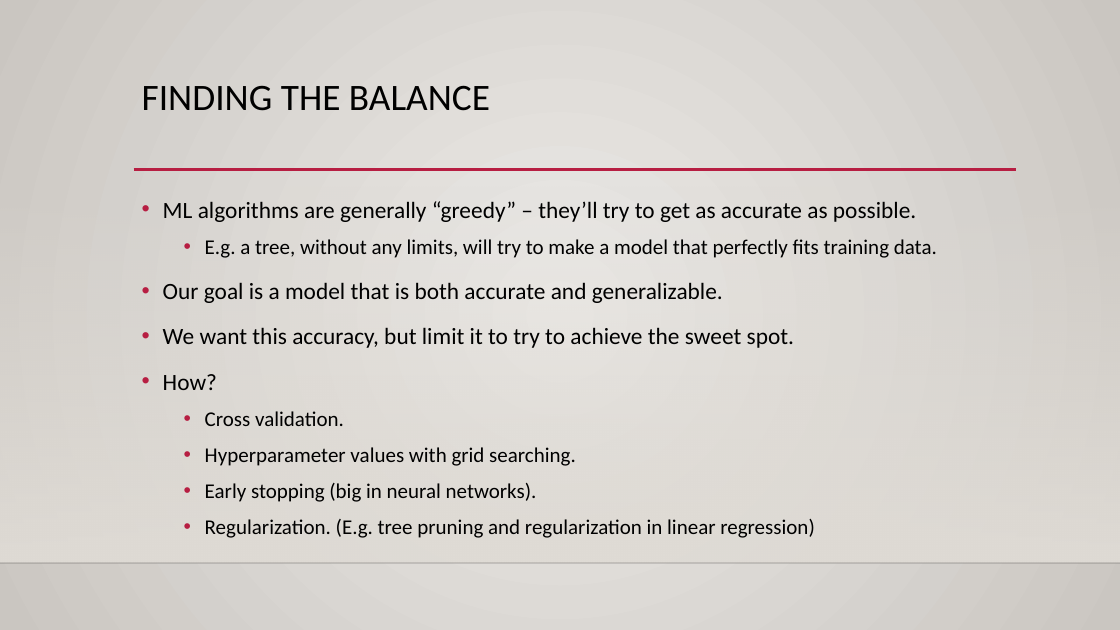
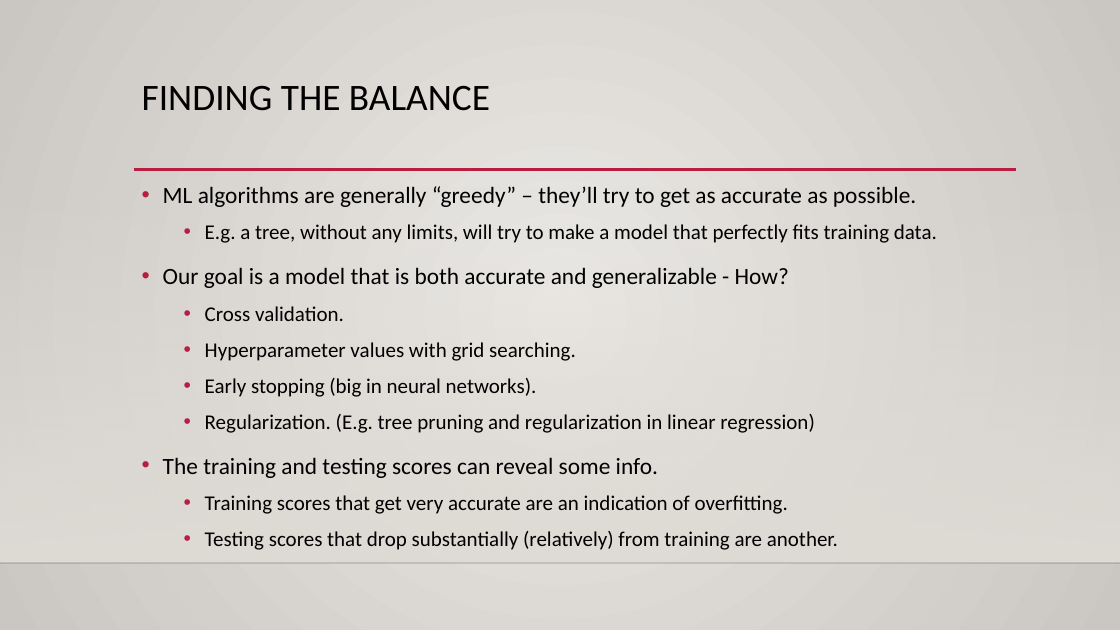
Before and after one commit to glennybarnes/Intro_to_Machine_Learning_Students, a slide deck: slide 9 of reference_content/Slides/003_Error_Bias_Variance.pptx. Drawn at 1120x630 pixels with LibreOffice and Linux fonts; fonts in the diff are those of the drawing; background and template pictures are left out. Boxes give left, top, right and bottom in pixels: in the first picture for what was removed or moved away, otherwise in the second. Text is boxed around its words. In the diff, an @@ line names an element or a change of style, - is before the commit and + after.

```diff
--- a/reference_content/Slides/003_Error_Bias_Variance.pptx
+++ b/reference_content/Slides/003_Error_Bias_Variance.pptx
@@ text "ML algorithms are generally “greedy” ...": place and size @@
-text "ML algorithms are generally “greedy” ..." at box(163, 201, 937, 538)
+text "ML algorithms are generally “greedy” ..." at box(163, 186, 937, 550)
@@ text at box(163, 267, 789, 288): text changed @@
-• Our goal is a model that is both accurate and generalizable.
-• We want this accuracy, but limit it to try to achieve the sweet spot.
-• How?
+• Our goal is a model that is both accurate and generalizable - How?
@@ text at box(163, 457, 838, 550): paragraphs added @@
+• The training and testing scores can reveal some info.
+  • Training scores that get very accurate are an indication of overfitting.
+  • Testing scores that drop substantially (relatively) from training are another.
```
Also in this commit, not shown: 4 other files.
